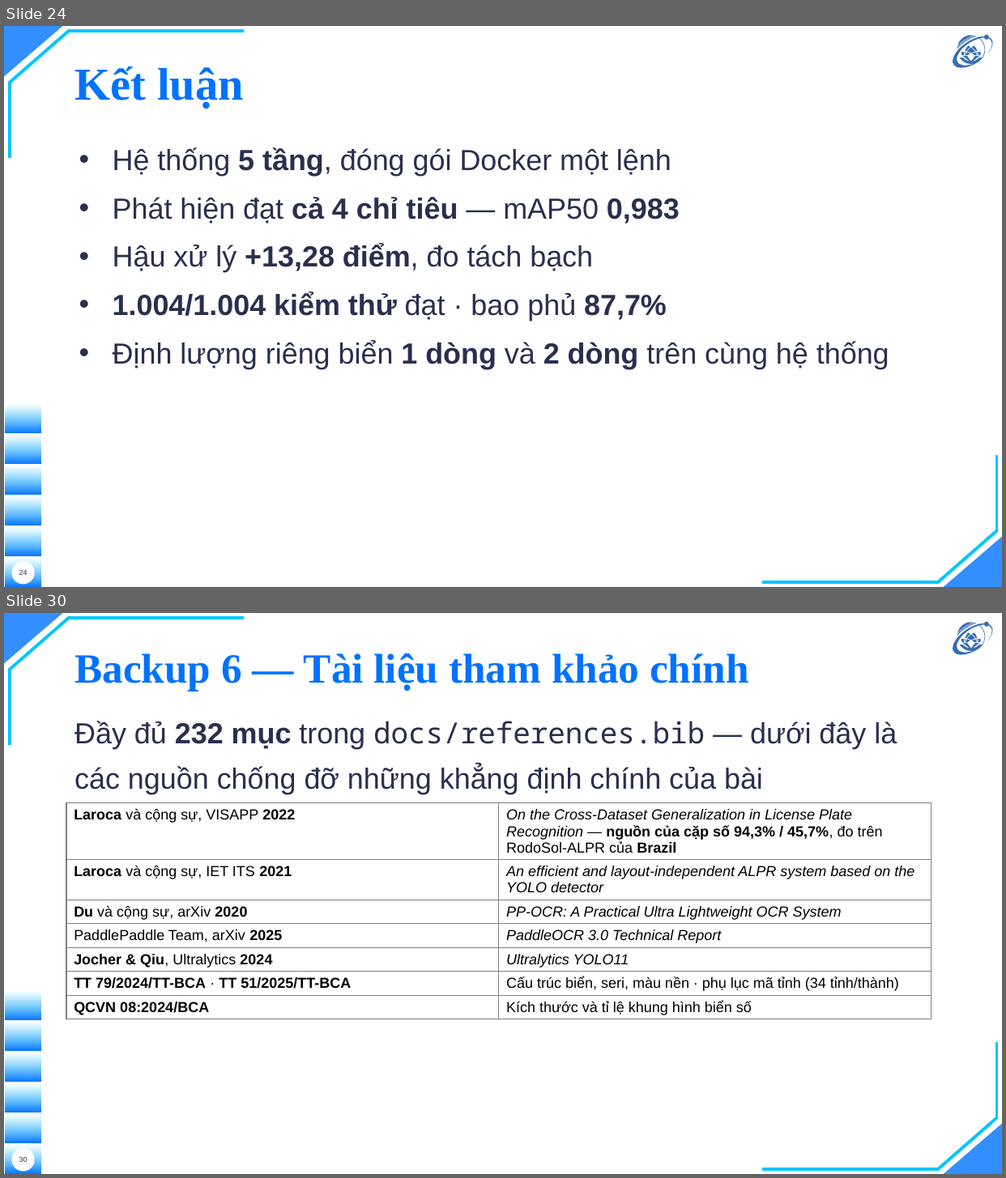
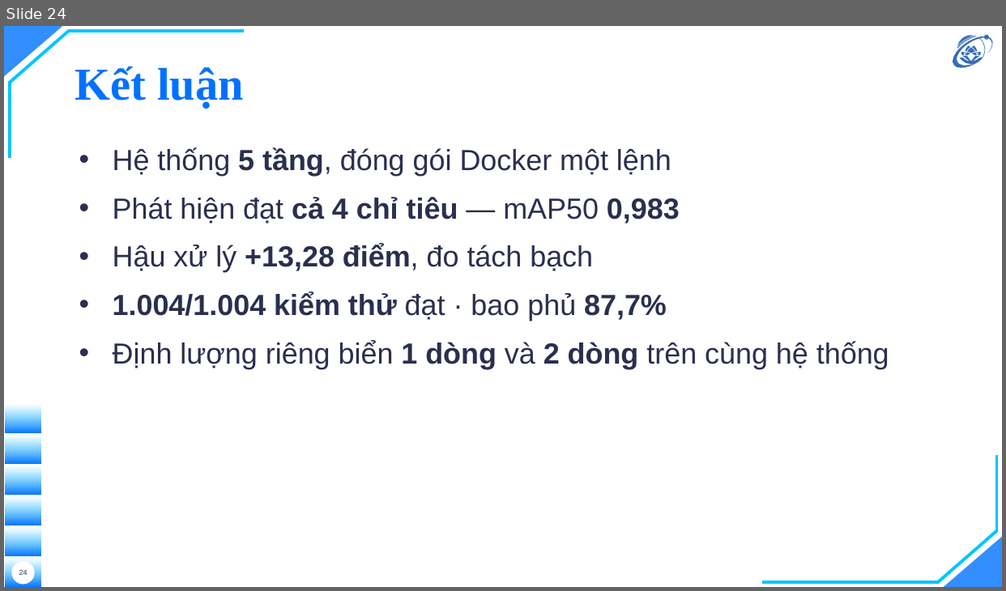
Before and after one commit to hieunguyen2604/alpr-do-an-mon-hoc, a slide deck: docs/slides/slides.pptx. Shown one above the other, each under a label of ours: slides 24 and 30 before the commit, slide 24 after it; the slides between them are not shown. The pictures are 1006x1178 and 1006x591 pixels, drawn with LibreOffice and Linux fonts; fonts in the diff are those of the drawing; background and template pictures are left out. Boxes give left, top, right and bottom in pixels: in the first picture for what was removed or moved away, otherwise in the second. Text is boxed around its words. In the diff, an @@ line names an element or a change of style, - is before the commit and + after.

Commit message:
slides: rut backup 8 -> 4, tong 28 slide
Theo chi dinh: 24 slide chinh + 4 backup.
  Backup 1  Error Analysis      (tu Backup 3 cu)
  Backup 2  Ablation Study      (tu Backup 4 cu)
  Backup 3  Tra nhanh so lieu   (tu Backup 7 cu)
  Backup 4  YOLO11 + PaddleOCR  (gop hai bang kien truc thanh mot bang hai cot)
Bo: Sieu tham so va huan luyen · Tai lieu tham khao chinh · Kich ban demo.

Bang gop giu bon dong quan trong nhat cho moi mo hinh — backbone, co che dac
trung, dau ra, quy mo — kem con so da do (mAP 0,9829 va 1-CER 94,83%). Cac dong
bi bo (neck rieng, chi tiet loss) deu con trong quyen o 2.3.2 va 2.4.2.

MOT LOI TOI TU GAY RA VA TU BAT: lan dung dau ra 29 slide chu khong phai 28. Ly
do la toi dat mot cau dan NGAY SAU bang trong Backup 4 — vi pham dung quy uoc
ghi trong chinh dau tep 10-slides.md: "Bang hoac hinh phai la khoi CUOI CUNG cua
slide", vi pandoc cat sang slide moi o moi thu dung sau mot bang. Chuyen cau len
tren bang, ra dung 28.

Do duoc: pptx 28 slide; 50 so tren slide doi chieu voi quyen, bon so khong khop
truc tiep deu la LAM TRON dung (0,7526 -> 0,753; 0,9483 -> 94,83%); 1004 test qua.

```diff
--- a/docs/slides/slides.pptx
+++ b/docs/slides/slides.pptx
@@ slide 30 removed at <box>4,613,1002,1174</box>, background picture (left out); not listed: 16 template elements that a slide beside it also shows @@
@@ title removed at <box>74,653,749,692</box> @@
-Backup 6 — Tài liệu tham khảo chính
@@ text removed at <box>74,721,897,794</box> @@
-Đầy đủ 232 mục trong docs/references.bib — dưới đây là các nguồn chống đỡ những khẳng định chính của bài
@@ table removed at <box>66,803,931,1118</box>, 7 rows, 2 columns @@
-Laroca và cộng sự, VISAPP 2022 | On the Cross-Dataset Generalization in License Plate Recognition — nguồn của cặp số 94,3% / 45,7%, đo trên RodoSol-ALPR của Brazil
-Laroca và cộng sự, IET ITS 2021 | An efficient and layout-independent ALPR system based on the YOLO detector
-Du và cộng sự, arXiv 2020 | PP-OCR: A Practical Ultra Lightweight OCR System
-PaddlePaddle Team, arXiv 2025 | PaddleOCR 3.0 Technical Report
-Jocher & Qiu, Ultralytics 2024 | Ultralytics YOLO11
-TT 79/2024/TT-BCA · TT 51/2025/TT-BCA | Cấu trúc biển, seri, màu nền · phụ lục mã tỉnh (34 tỉnh/thành)
-QCVN 08:2024/BCA | Kích thước và tỉ lệ khung hình biển số
@@ page number removed at <box>19,1157,27,1162</box> @@
-30
```
Also in this commit, not shown: 4 slides changed, 3 other slides removed, 4 other files.
